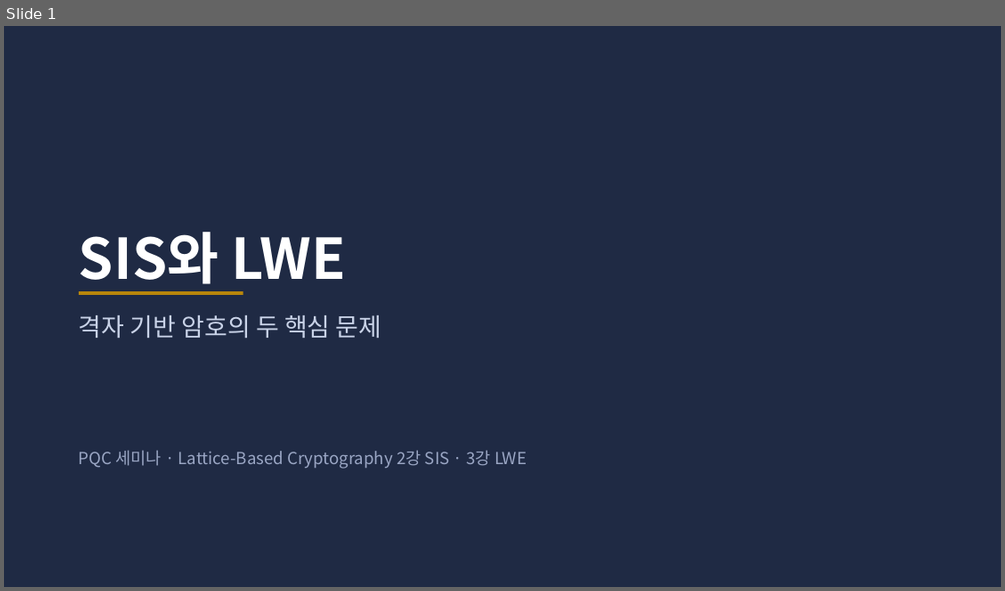
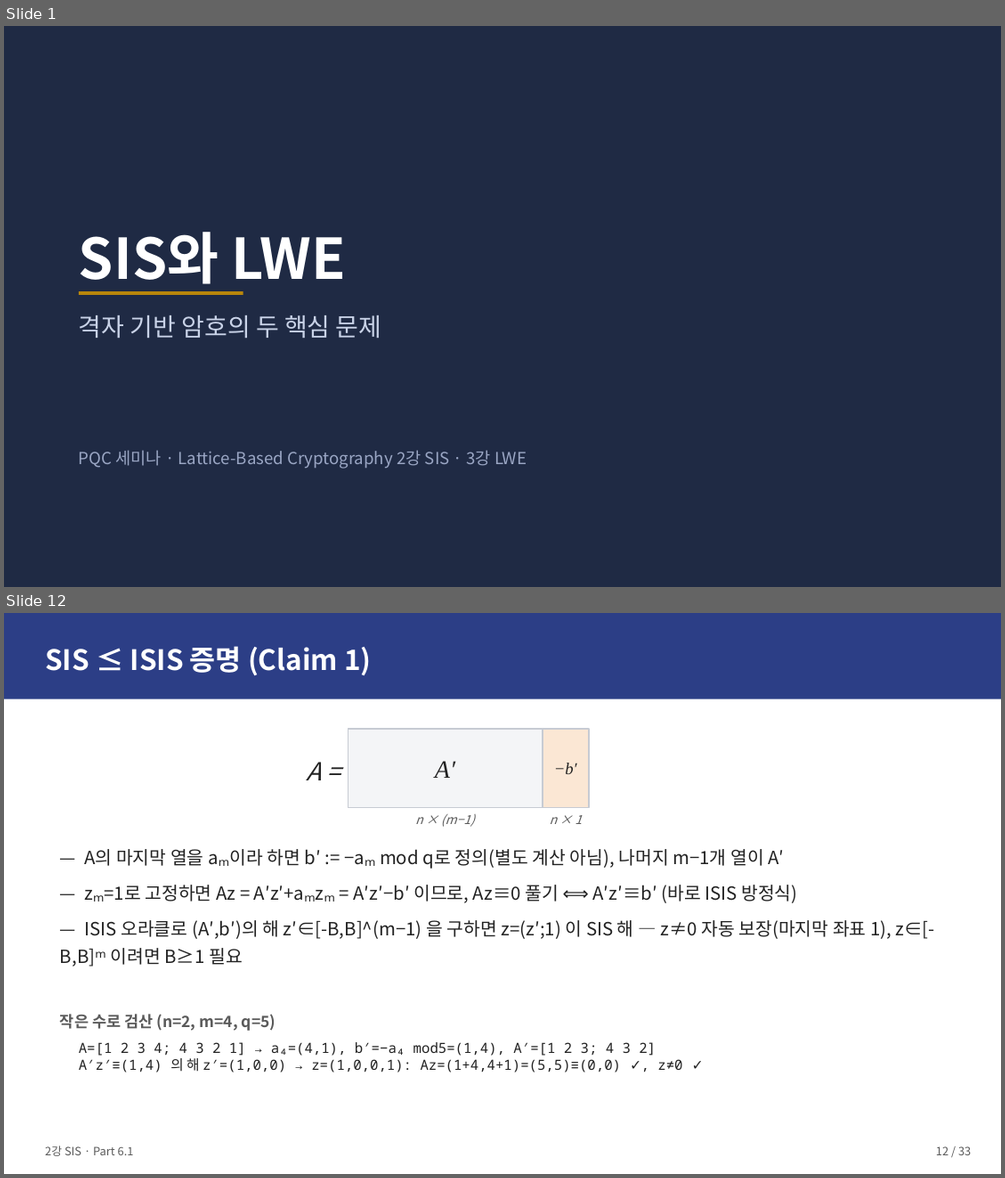
Before and after one commit to giyuubin/PQC, a slide deck: presentation/2강3강_발표자료_초안.pptx. Shown one above the other, each under a label of ours: slide 1 before the commit, slides 1 and 12 after it; the slides between them are not shown. The pictures are 1005x591 and 1005x1178 pixels, drawn with LibreOffice and Linux fonts; fonts in the diff are those of the drawing. Boxes give left, top, right and bottom in pixels: in the first picture for what was removed or moved away, otherwise in the second. Text is boxed around its words. In the diff, an @@ line names an element or a change of style, - is before the commit and + after.

```diff
--- a/presentation/2강3강_발표자료_초안.pptx
+++ b/presentation/2강3강_발표자료_초안.pptx
@@ slide 12 added at bbox=[4, 613, 1001, 1174], background #FFFFFF @@
@@ rectangle added at bbox=[4, 613, 1001, 699], fill #2C3E86 @@
@@ text added at bbox=[45, 646, 372, 675], 27 pt, text #FFFFFF, bold @@
+SIS ≤ ISIS 증명 (Claim 1)
@@ rectangle added at bbox=[348, 729, 542, 807], fill #F4F5F7, outline #C7CBD3 1.25 pt, 24 pt, text #222222, italic @@
+A′
@@ rectangle added at bbox=[542, 729, 589, 807], fill #FBE7D4, outline #C7CBD3 1.25 pt, 16 pt, text #222222, italic @@
+−b′
@@ text added at bbox=[306, 762, 321, 780], 24 pt, text #222222, italic @@
+A =
@@ text added at bbox=[415, 814, 475, 827], 12 pt, text #5A5A5A, italic @@
+n × (m−1)
@@ text added at bbox=[550, 815, 582, 824], 12 pt, text #5A5A5A, italic @@
+n × 1
@@ text added at bbox=[60, 849, 935, 966], 17.5 pt, text #222222 @@
+— A의 마지막 열을 aₘ이라 하면 b′ := −aₘ mod q로 정의(별도 계산 아님), 나머지 m−1개 열이 A′
+— zₘ=1로 고정하면 Az = A′z′+aₘzₘ = A′z′−b′ 이므로, Az≡0 풀기 ⟺ A′z′≡b′ (바로 ISIS 방정식)
+— ISIS 오라클로 (A′,b′)의 해 z′∈[-B,B]^(m−1) 을 구하면 z=(z′;1) 이 SIS 해 — z≠0 자동 보장(마지막 좌표 1), z∈[-B,B]ᵐ 이려면 B≥1 필요
@@ text added at bbox=[60, 1013, 276, 1030], 15 pt, text #5A5A5A, bold @@
+작은 수로 검산 (n=2, m=4, q=5)
@@ text added at bbox=[79, 1042, 682, 1072], 13.5 pt, text #222222 @@
+A=[1 2 3 4; 4 3 2 1] → a₄=(4,1), b′=−a₄ mod5=(1,4), A′=[1 2 3; 4 3 2]
+A′z′≡(1,4) 의 해 z′=(1,0,0) → z=(1,0,0,1): Az=(1+4,4+1)=(5,5)≡(0,0) ✓, z≠0 ✓
@@ text added at bbox=[45, 1145, 134, 1156], 11 pt, text #5A5A5A @@
+2강 SIS · Part 6.1
@@ text added at bbox=[936, 1146, 971, 1155], 11 pt, text #5A5A5A @@
+12 / 33
```
Also in this commit, not shown: 24 slides changed, 6 other slides added, 1 slide removed.
